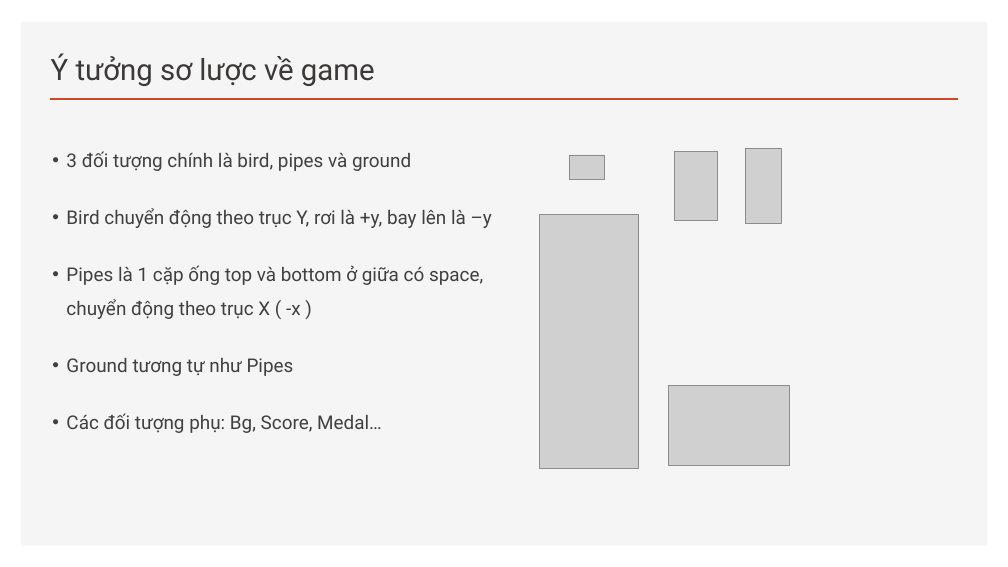
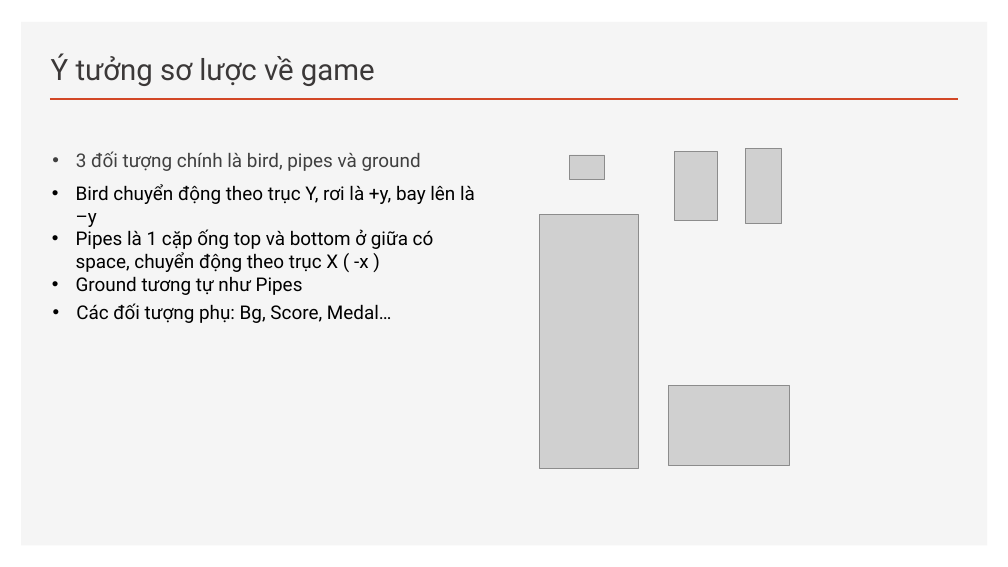
Before and after one commit to pvthang1609/pvthang1609.github.io, a slide deck: slide 4 of smallProject/flappy-bird-new/doc/Flappy Bird.pptx. Drawn at 1008x567 pixels with LibreOffice and Linux fonts; fonts in the diff are those of the drawing; grey boxes stand for pictures. Boxes give left, top, right and bottom in pixels: in the first picture for what was removed or moved away, otherwise in the second. Text is boxed around its words. In the diff, an @@ line names an element or a change of style, - is before the commit and + after.

```diff
--- a/smallProject/flappy-bird-new/doc/Flappy Bird.pptx
+++ b/smallProject/flappy-bird-new/doc/Flappy Bird.pptx
@@ text "3 đối tượng chính là ..." at (76, 151, 421, 171): indent changed @@
@@ text at (66, 208, 492, 433): paragraphs removed @@
-• Bird chuyển động theo trục Y, rơi là +y, bay lên là –y
-• Pipes là 1 cặp ống top và bottom ở giữa có space, chuyển động theo trục X ( -x )
-• Ground tương tự như Pipes
-• Các đối tượng phụ: Bg, Score, Medal…
@@ text added at (76, 184, 475, 295), 18 pt, text #000000 @@
+• Bird chuyển động theo trục Y, rơi là +y, bay lên là –y
+• Pipes là 1 cặp ống top và bottom ở giữa có space, chuyển động theo trục X ( -x )
+• Ground tương tự như Pipes
@@ text added at (76, 303, 392, 323), 18 pt, text #000000 @@
+• Các đối tượng phụ: Bg, Score, Medal…
```
Also in this commit, not shown: 5 other files.
